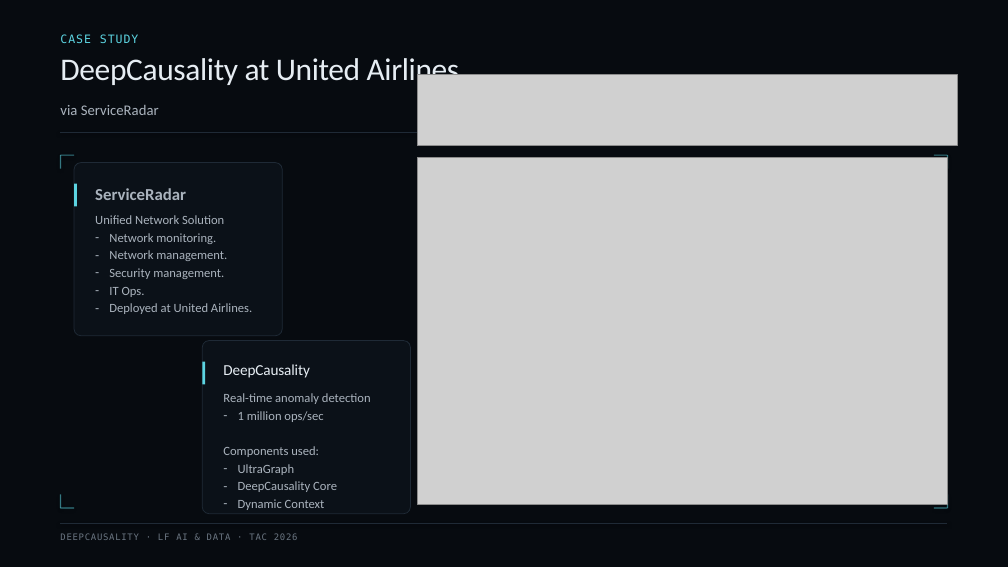
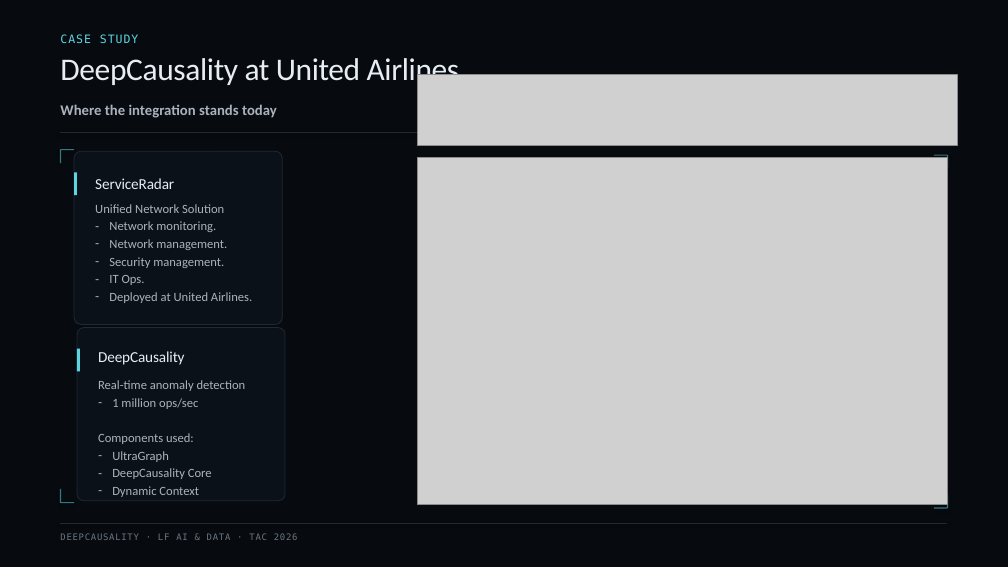
Before and after one commit to deepcausality-rs/deep_causality, a slide deck: slide 11 of docs/LF/slides/LF_2026/DeepCausality_TAC_2026.pptx. Drawn at 1008x567 pixels with LibreOffice and Linux fonts; fonts in the diff are those of the drawing; grey boxes stand for pictures. Boxes give left, top, right and bottom in pixels: in the first picture for what was removed or moved away, otherwise in the second. Text is boxed around its words. In the diff, an @@ line names an element or a change of style, - is before the commit and + after.

```diff
--- a/docs/LF/slides/LF_2026/DeepCausality_TAC_2026.pptx
+++ b/docs/LF/slides/LF_2026/DeepCausality_TAC_2026.pptx
@@ text at (60,104,277,118): text changed; bold on @@
-via ServiceRadar
+Where the integration stands today
@@ 2 texts, 1 rounded rectangle, 1 rectangle: place and size @@
-2 texts, 1 rounded rectangle, 1 rectangle at (74,163,282,336)
+2 texts, 1 rounded rectangle, 1 rectangle at (74,151,282,324)
@@ text "ServiceRadar" at (95,178,174,189): size 16 to 14.5 pt, text colour #AAB3BD to #E6EDF3, letter spacing 0 to -0.1 pt, bold off @@
@@ 2 texts, 1 rounded rectangle: place and size @@
-2 texts, 1 rounded rectangle at (203,340,411,513)
+2 texts, 1 rounded rectangle at (77,327,285,501)
@@ rectangle: place and size @@
-rectangle at (203,361,206,384)
+rectangle at (77,349,80,371)
@@ 4 lines: place and size @@
-4 lines at (60,155,74,508)
+4 lines at (60,150,74,503)
```
Also in this commit, not shown: 14 other slides changed, 1 slide added.
